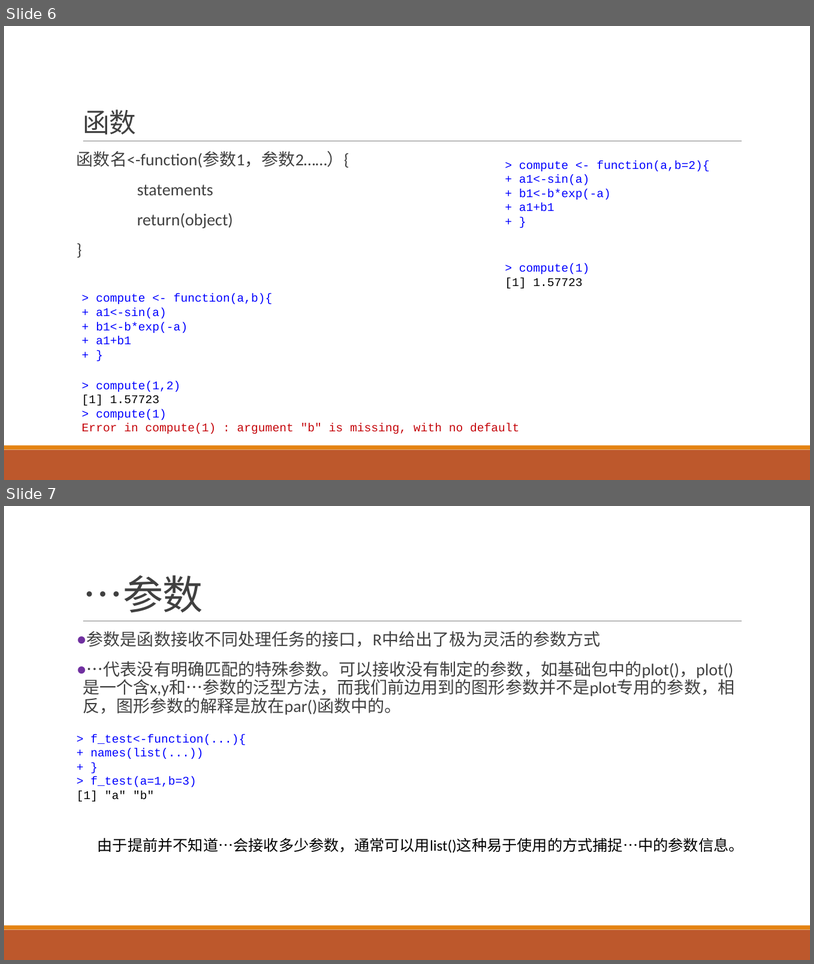
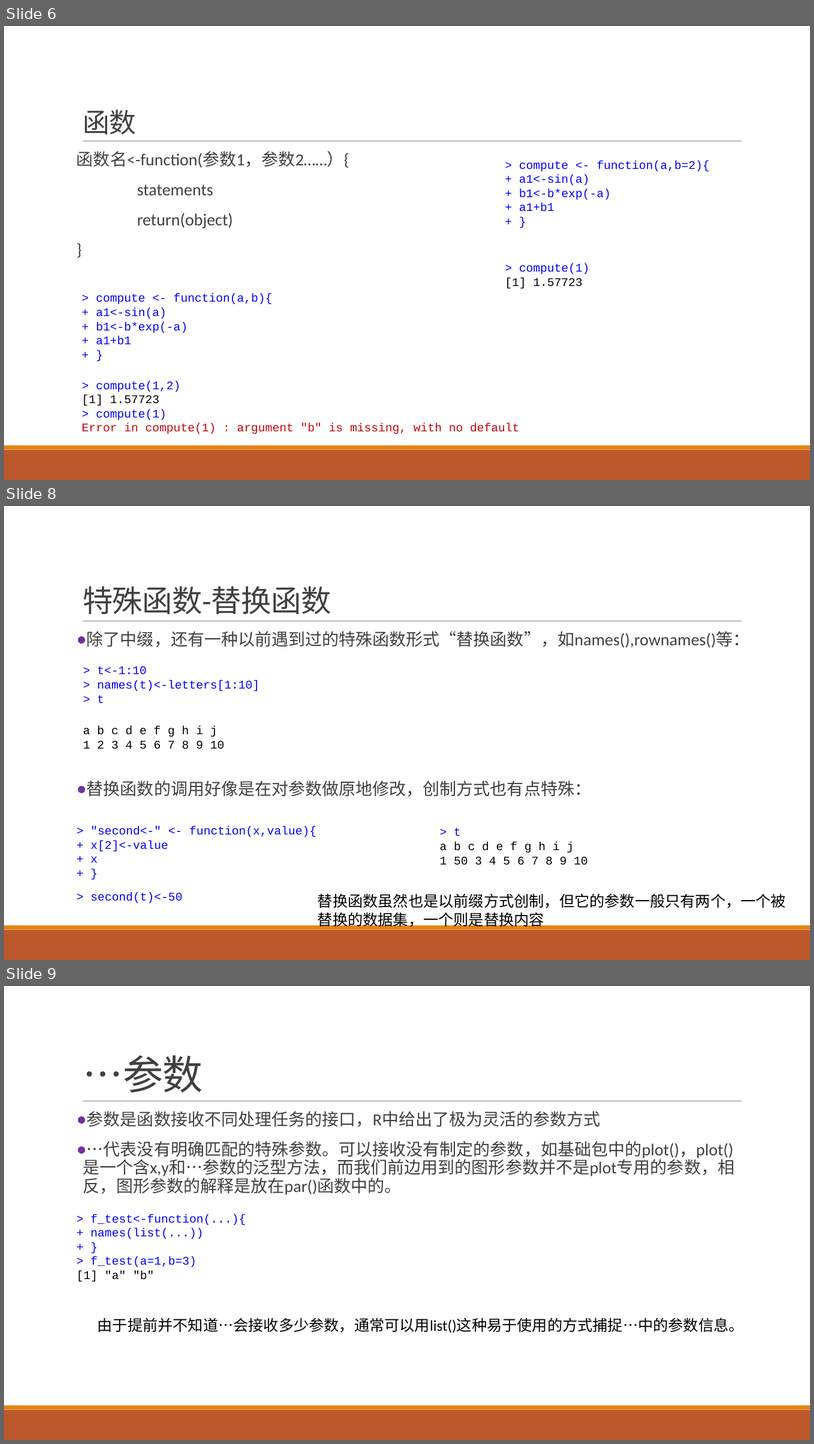
Before and after one commit to exoplanetX/DataAnalytics, a slide deck: 实验-6-函数式编程.pptx. Shown one above the other, each under a label of ours: slides 6 and 7 before the commit, slides 6, 8 and 9 after it; the slides between them are not shown. The pictures are 814x964 and 814x1444 pixels, drawn with LibreOffice and Linux fonts; fonts in the diff are those of the drawing. Boxes give left, top, right and bottom in pixels: in the first picture for what was removed or moved away, otherwise in the second. Text is boxed around its words. In the diff, an @@ line names an element or a change of style, - is before the commit and + after.

```diff
--- a/实验-6-函数式编程.pptx
+++ b/实验-6-函数式编程.pptx
@@ slide 8 added at box(4, 506, 810, 960), background #FFFFFF; not listed: 3 template elements that a slide beside it also shows @@
@@ title added at box(83, 586, 331, 615), 36 pt, text #404040 @@
+特殊函数-替换函数
@@ text added at box(87, 631, 750, 796), 20 pt, text #404040 @@
+● 除了中缀，还有一种以前遇到过的特殊函数形式“替换函数”，如names(),rownames()等：
+● 替换函数的调用好像是在对参数做原地修改，创制方式也有点特殊：
@@ text added at box(97, 666, 260, 703), 14 pt, text #0000FF @@
+> t<-1:10
+> names(t)<-letters[1:10]
+> t
@@ text added at box(83, 726, 225, 749), 14 pt, text #000000 @@
+a b c d e f g h i j
+1 2 3 4 5 6 7 8 9 10
@@ text added at box(90, 826, 317, 862), 14 pt, text #0000FF @@
+> "second<-" <- function(x,value){
++ x[2]<-value
++ x
++ }
@@ text added at box(440, 828, 588, 865), 14 pt, text #000000 @@
+> t
+a b c d e f g h i j
+1 50 3 4 5 6 7 8 9 10
@@ text added at box(90, 892, 182, 903), 14 pt, text #0000FF @@
+> second(t)<-50
@@ text added at box(318, 893, 786, 928), 18 pt, text #000000 @@
+替换函数虽然也是以前缀方式创制，但它的参数一般只有两个，一个被替换的数据集，一个则是替换内容
@@ what was slide 7 is now slide 9 @@
```
Also in this commit, not shown: 1 other slide added, 1 other file.
